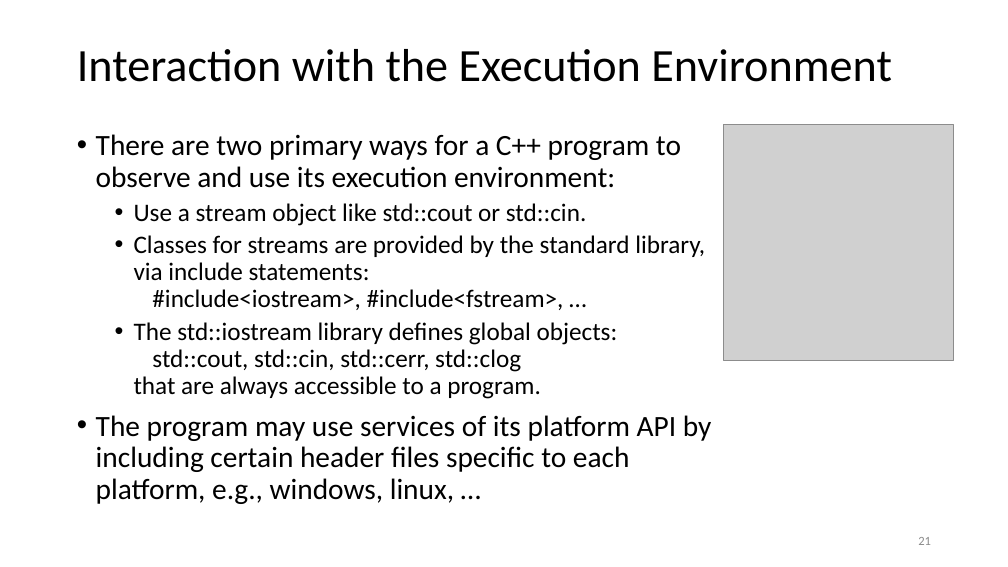
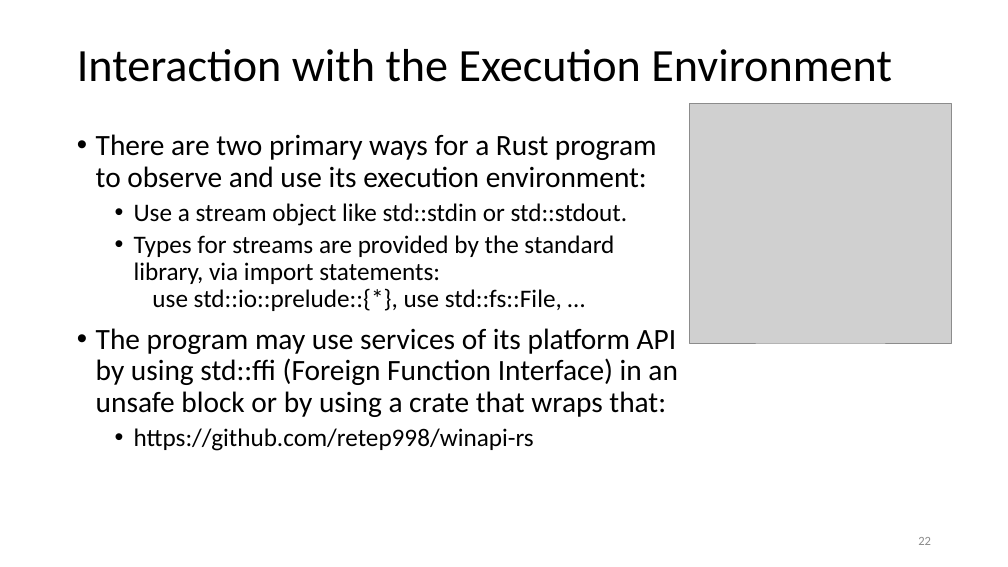
Before and after one commit to JimFawcett/JimFawcett.github.io, a slide deck: slide 22 of Resources/RustModels.pptx (slide 21 before the commit). Drawn at 1008x567 pixels with LibreOffice and Linux fonts; fonts in the diff are those of the drawing; grey boxes stand for pictures. Boxes give left, top, right and bottom in pixels: in the first picture for what was removed or moved away, otherwise in the second. Text is boxed around its words. In the diff, an @@ line names an element or a change of style, - is before the commit and + after.

```diff
--- a/Resources/RustModels.pptx
+++ b/Resources/RustModels.pptx
@@ picture resized from (x1=724, y1=125, x2=954, y2=361) to (x1=690, y1=104, x2=952, y2=343) @@
@@ text at (x1=96, y1=134, x2=677, y2=451): text changed; size 24 to 28 pt @@
-• There are two primary ways for a C++ program to observe and use its execution environment:
-  • Use a stream object like std::cout or std::cin.
-  • Classes for streams are provided by the standard library, via include statements:
-    #include<iostream>, #include<fstream>, …
-  • The std::iostream library defines global objects:
-    std::cout, std::cin, std::cerr, std::clog
-    that are always accessible to a program.
-• The program may use services of its platform API by including certain header files specific to each platform, e.g., windows, linux, …
+• There are two primary ways for a Rust program to observe and use its execution environment:
+  • Use a stream object like std::stdin or std::stdout.
+  • Types for streams are provided by the standard library, via import statements:
+    use std::io::prelude::{*}, use std::fs::File, …
+• The program may use services of its platform API by using std::ffi (Foreign Function Interface) in an unsafe block or by using a crate that wraps that:
+  • https://github.com/retep998/winapi-rs
```
Also in this commit, not shown: 18 other slides changed, 2 slides added, 2 slides removed, 3 other files.
